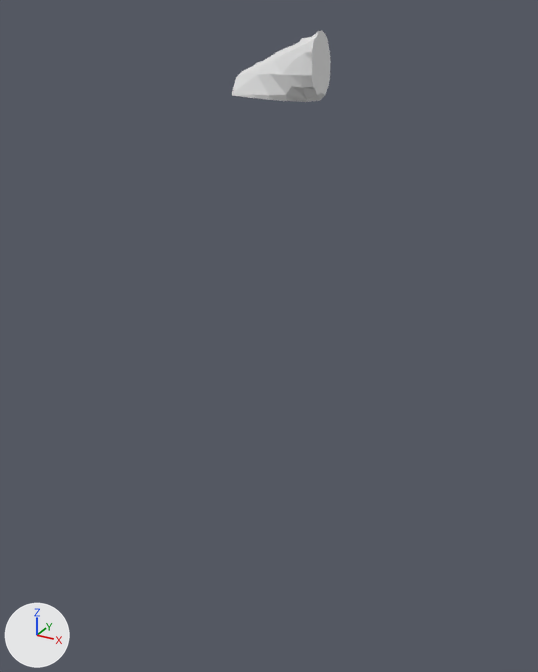
The glTF model assets/terrain/surface_pieces/surf_6_7.glb: old version first, new version second.
Camera for both pictures: a camera (50 mm lens) standing at (-60.0, 40.8, -6.1) and looking at (-77.7, 73.0, -22.2). Lighting does not change. The marker at lower left points along +X, +Y and +Z. The older version comes first. Where no turn or scale is listed for an object, it has been applied to the vertices.

Script lines for the objects in view, before the commit:
```python
me_geometry_0 = bpy.data.meshes.new('geometry_0')
me_geometry_0.from_pydata(...)  # 114 vertices, 224 faces; spans x -80.0..-75.0, y 71.93..75.0, z -10.0..-6.98
ob_geometry_0 = bpy.data.objects.new('geometry_0', me_geometry_0)
ob_geometry_0.location = (0.0, 0.0, 0.0)
```
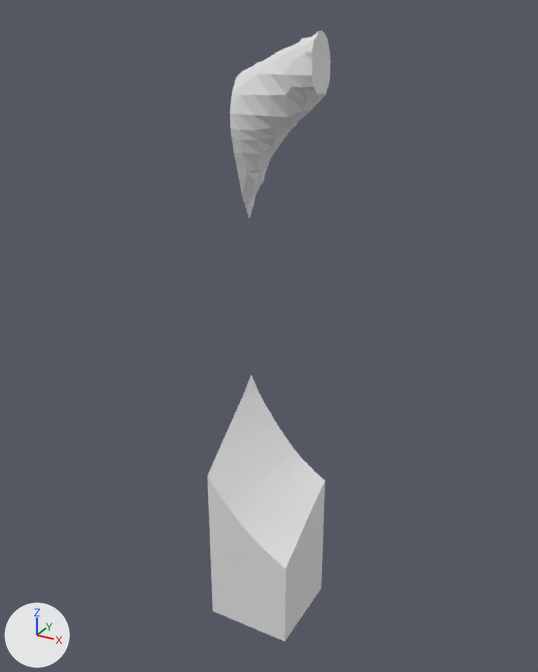
The edits, one by one:
me_geometry_0 is used by ob_geometry_0; location (0.0, 0.0, 0.0).
me_geometry_0 had 114 vertices, 224 faces and spanned x -80.0..-75.0, y 71.93..75.0, z -10.0..-6.98.
me_geometry_0 now has 304 vertices, 600 faces and spans x -80.0..-75.0, y 70.0..75.0, z -40.0..-6.98.
me_geometry_0 part 1: a new loose piece of 141 vertices spanning x -80.0..-75.0, y 70.0..75.0, z -40.0..-25.98.
Part 2, on me_geometry_0:
22 vertices are removed from x -80.0..-75.25, y 72.49..75.0, z -10.0.
67 faces are deleted.
3 vertices move from x -80.0..-75.66, y 72.58..73.92, z -10.0 to x -80.0..-75.98, y 72.82..74.04, z -10.75..-10.29.
71 vertices are added at x -80.0..-75.26, y 72.75..75.0, z -16.51..-10.02.
165 new faces join them.

Boxes (x1, y1, x2, y2) around the edits, measured in the pictures (538 x 672 px):
'geometry_0', reshaped (25% wider, 738% taller): before (232, 30, 331, 102); after (207, 30, 331, 641)
part 1 of me_geometry_0, added: after (207, 375, 325, 641)
part 2 of me_geometry_0, built on: before (232, 93, 325, 102); after (230, 93, 325, 218)
